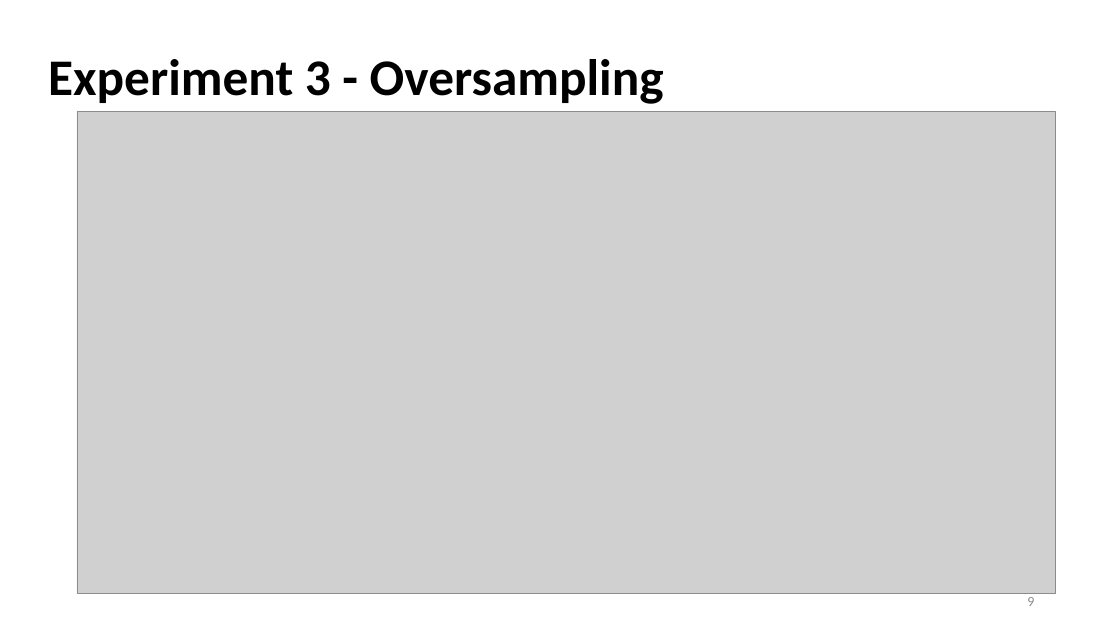
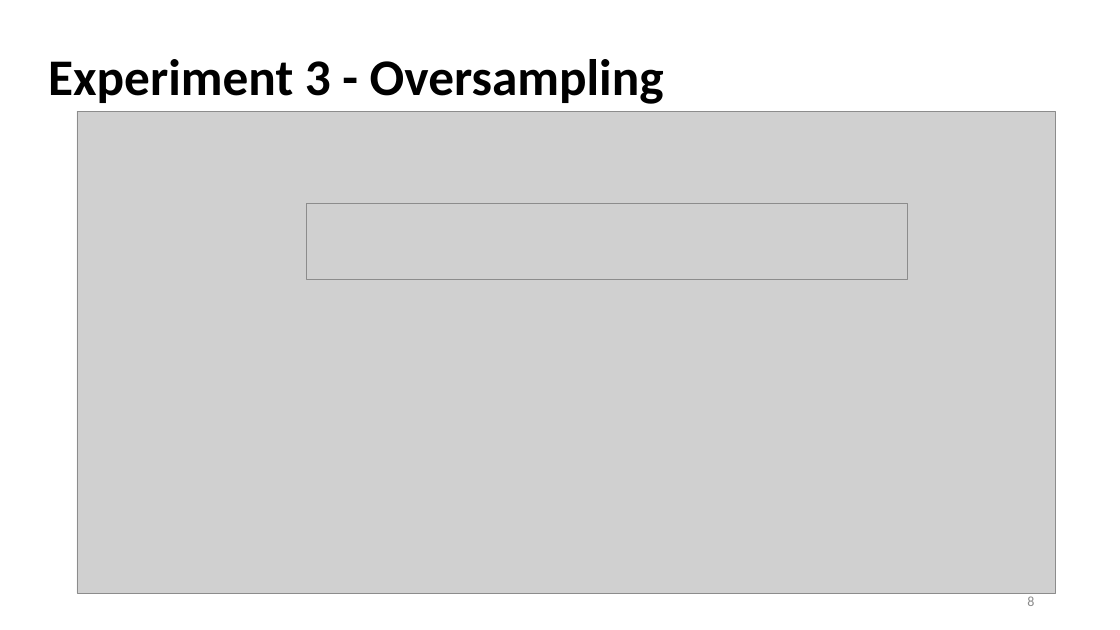
Before and after one commit to Bai1026/Intern-IIS, a slide deck: slide 8 of Meeting/Presentation_1027.pptx (slide 9 before the commit). Drawn at 1120x630 pixels with LibreOffice and Linux fonts; fonts in the diff are those of the drawing; grey boxes stand for pictures. Boxes give left, top, right and bottom in pixels: in the first picture for what was removed or moved away, otherwise in the second. Text is boxed around its words. In the diff, an @@ line names an element or a change of style, - is before the commit and + after.

```diff
--- a/Meeting/Presentation_1027.pptx
+++ b/Meeting/Presentation_1027.pptx
@@ picture added at (307, 203, 907, 279) @@
@@ page number at (1027, 596, 1034, 606): text changed @@
-9
+8
```
Also in this commit, not shown: 4 other slides changed, 2 slides added, 1 slide removed, 3 other files.
